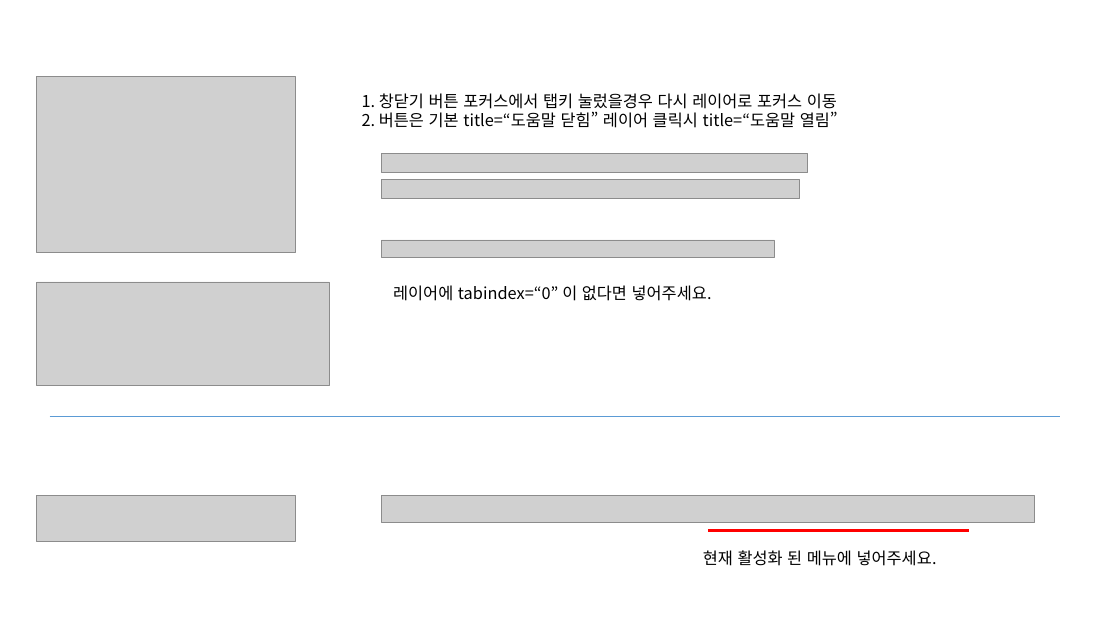
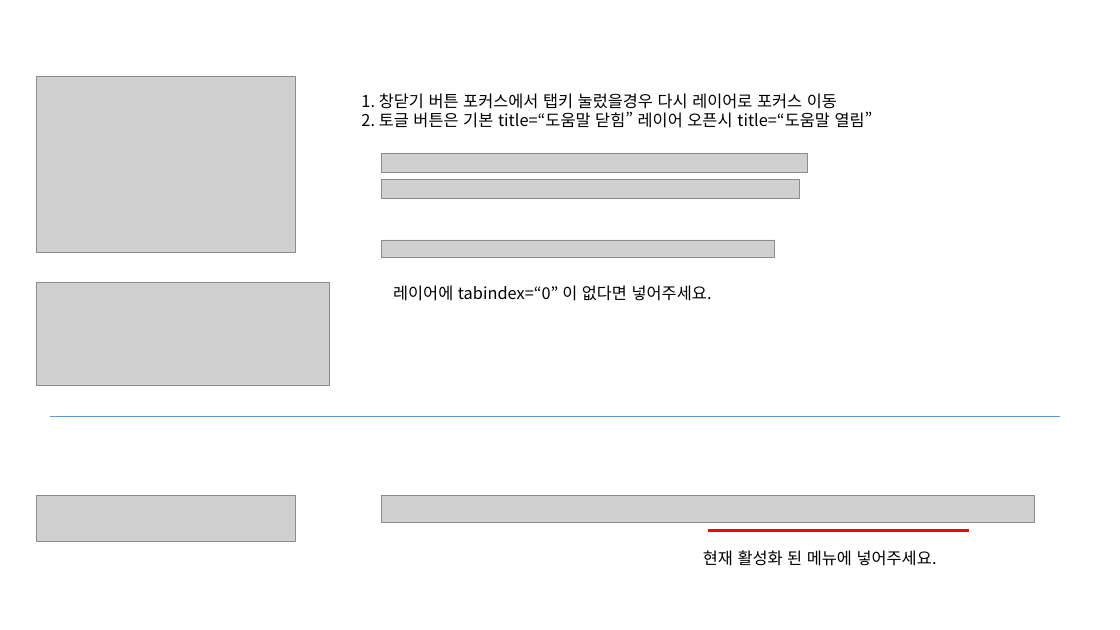
Before and after one commit to jeoungGyy/sejong, a slide deck: slide 3 of ppt/웹접근성 오류 체크(운영).pptx. Drawn at 1120x630 pixels with LibreOffice and Linux fonts; fonts in the diff are those of the drawing; grey boxes stand for pictures. Boxes give left, top, right and bottom in pixels: in the first picture for what was removed or moved away, otherwise in the second. Text is boxed around its words. In the diff, an @@ line names an element or a change of style, - is before the commit and + after.

```diff
--- a/ppt/웹접근성 오류 체크(운영).pptx
+++ b/ppt/웹접근성 오류 체크(운영).pptx
@@ text at (361,111,873,128): text changed @@
-2. 버튼은 기본 title=“도움말 닫힘” 레이어 클릭시 title=“도움말 열림”
+2. 토글 버튼은 기본 title=“도움말 닫힘” 레이어 오픈시 title=“도움말 열림”
```
Also in this commit, not shown: 1 other slide changed, 8 other files.
